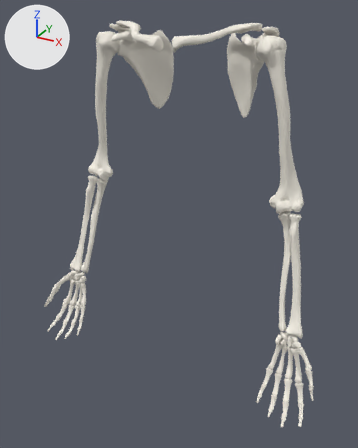
Two versions of the glTF model public/models/os-membre-sup.hi.glb, one commit apart.
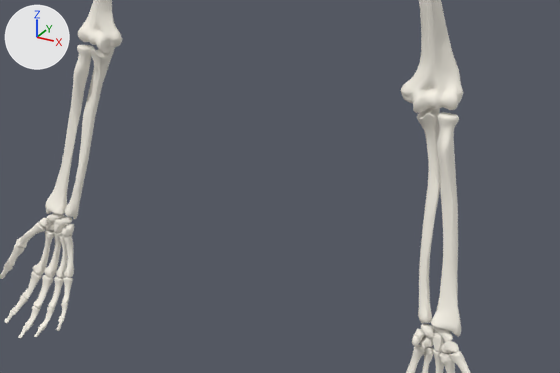
Old and new are each drawn whole from a 50 mm camera at (0.447, -0.905, 1.38) aimed at (0.007, -0.104, 0.98) and again close up on the part from 13% to 100% of the width and 34% to 80% of the height. Every picture has the same lights, and +X, +Y and +Z are marked at upper left. The first two pictures are the older version. Where no turn or scale is listed for an object, it has been applied to the vertices.

In view in the first close-up: 'FJ3262', 'FJ3277', 'FJ3286', 'FJ3349', 'FJ3352', 'FJ3368', 'FJ3391' and 36 more.
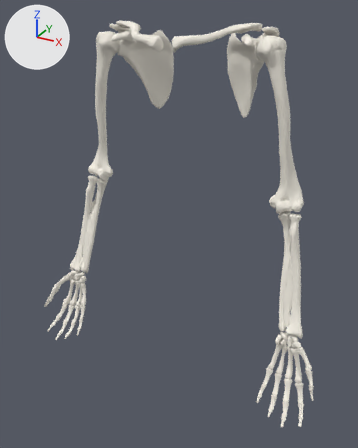
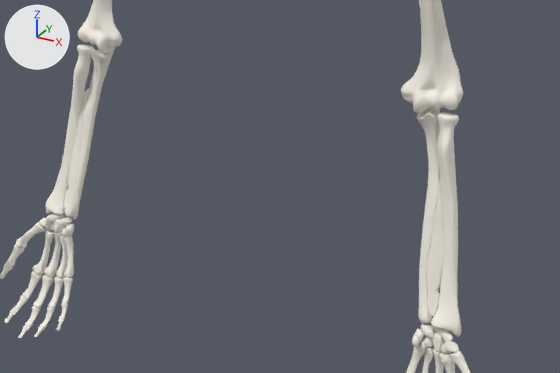
Scene script edits in JSON lines:
```json
{"op": "add", "block": "me_fj1476m", "code": ["me_fj1476m = bpy.data.meshes.new('FJ1476M')", "me_fj1476m.from_pydata(...)  # 812 vertices, 1572 faces; spans x -0.011..0.011, y -0.024..0.024, z -0.078..0.078", "me_fj1476m.materials.append(mat_0_91_0_87_0_78)  # white #f5f0e5"]}
{"op": "add", "block": "me_fj1476", "code": ["me_fj1476 = bpy.data.meshes.new('FJ1476')", "me_fj1476.from_pydata(...)  # 812 vertices, 1572 faces; spans x -0.011..0.011, y -0.024..0.024, z -0.078..0.078", "me_fj1476.materials.append(mat_0_91_0_87_0_78)  # white #f5f0e5"]}
{"op": "add", "block": "ob_fj1476m", "code": ["ob_fj1476m = bpy.data.objects.new('FJ1476M', me_fj1476m)", "ob_fj1476m.location = (0.24, -0.094, 0.9)"]}
{"op": "add", "block": "ob_fj1476", "code": ["ob_fj1476 = bpy.data.objects.new('FJ1476', me_fj1476)", "ob_fj1476.location = (-0.24, -0.094, 0.9)"]}
```

Location of each change, (x1, y1, x2, y2) in pixels of the close-ups (560 x 373 px):
```json
{"object": "FJ1476M", "change": "added", "after": [426, 182, 443, 316]}
{"object": "FJ1476", "change": "added", "after": [64, 88, 90, 208]}
```
